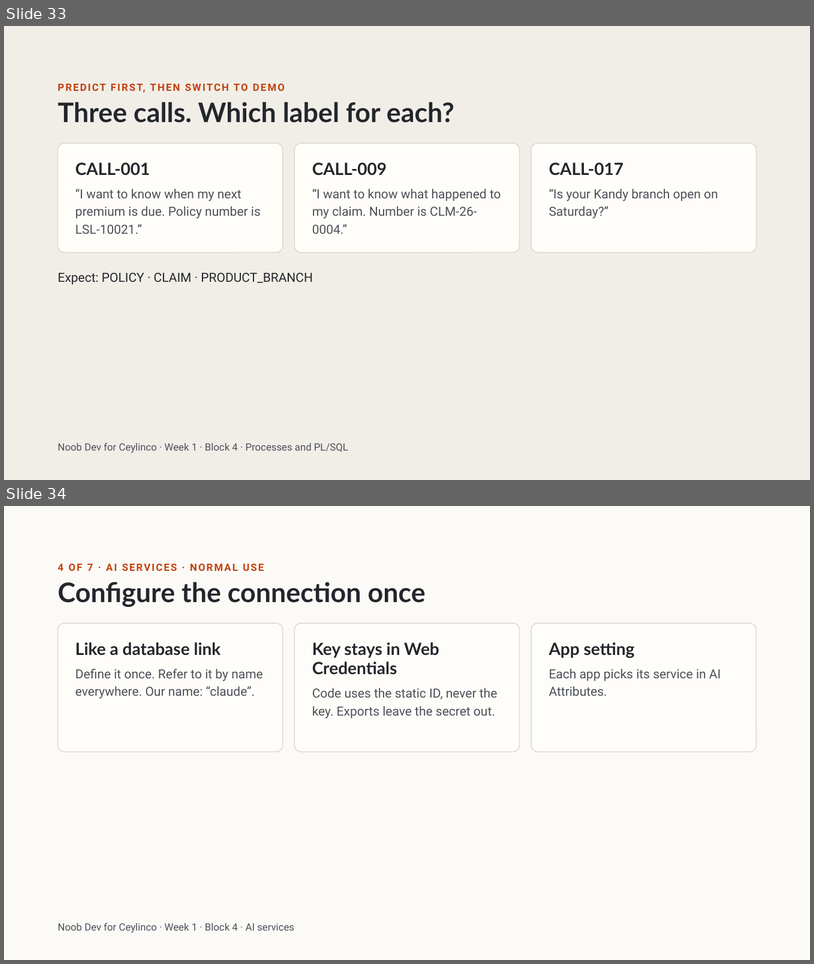
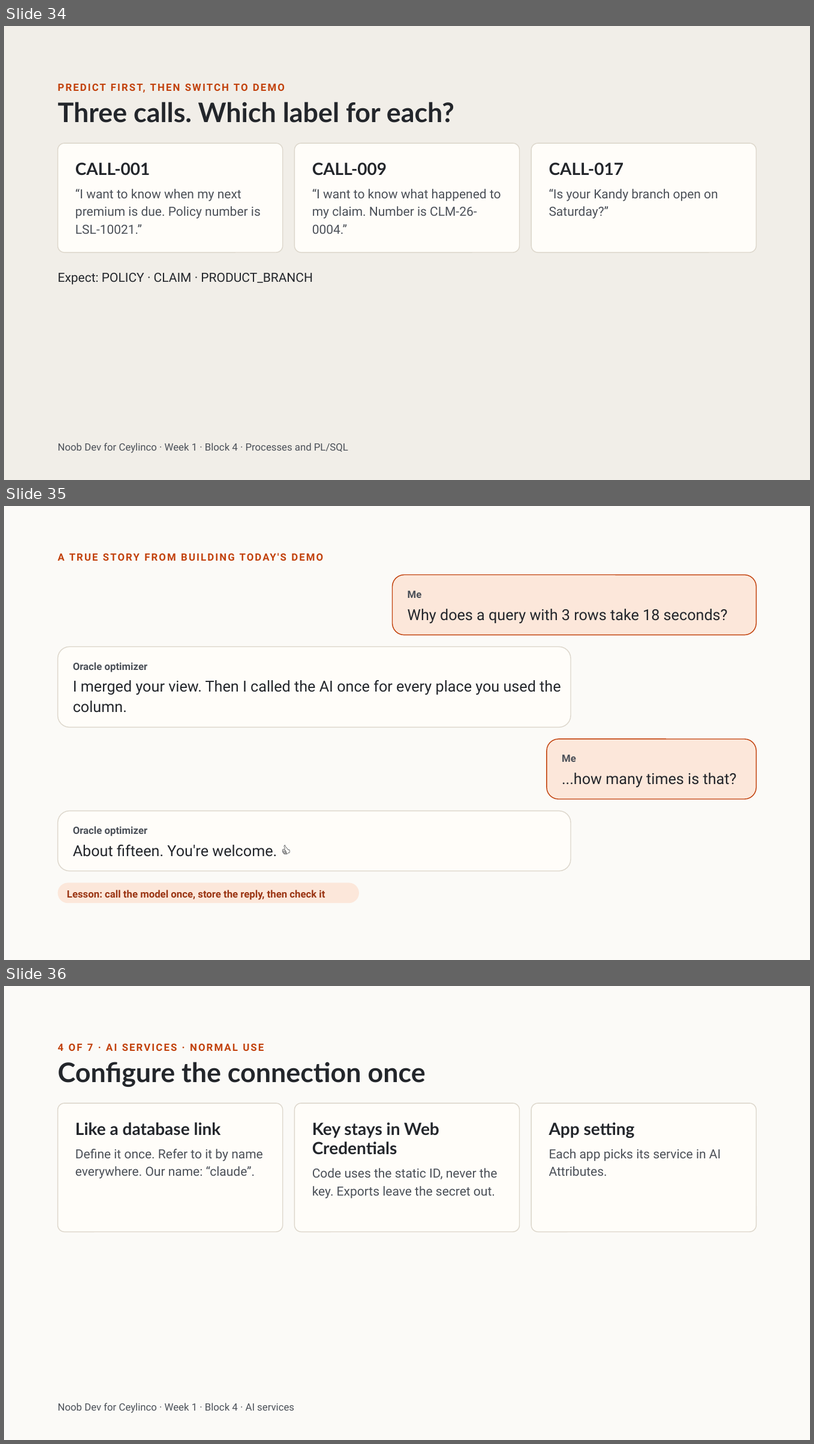
Before and after one commit to Adore96/ceylinco-ai-series, a slide deck: presentation/week1/week1-deck.pptx. Shown one above the other, each under a label of ours: slides 33 and 34 before the commit, slides 34, 35 and 36 after it. The pictures are 814x964 and 814x1444 pixels, drawn with LibreOffice and Linux fonts; fonts in the diff are those of the drawing. Boxes give left, top, right and bottom in pixels: in the first picture for what was removed or moved away, otherwise in the second. Text is boxed around its words. In the diff, an @@ line names an element or a change of style, - is before the commit and + after.

Commit message:
feat: add two meme slides around the Week 1 classify demo to keep the room engaged
Both are our own text in the deck style; the 18-second story is real (21 Nov).

```diff
--- a/presentation/week1/week1-deck.pptx
+++ b/presentation/week1/week1-deck.pptx
@@ slide 35 added at [4, 506, 810, 960], background #FBFAF7 @@
@@ text added at [58, 553, 109, 561], 12 pt, text #C2410C, bold @@
+A TRUE STORY FROM BUILDING TODAY'S DEMO
@@ rounded rectangle added at [392, 575, 756, 635], fill #FCE7DA, outline #C2410C 1 pt @@
@@ text added at [408, 591, 422, 598], 12 pt, text #4B5058, bold @@
+Me
@@ text added at [408, 609, 728, 624], 18 pt, text #23262B @@
+Why does a query with 3 rows take 18 seconds?
@@ rounded rectangle added at [58, 646, 572, 727], fill #FFFDF9, outline #DDD7CC 1 pt @@
@@ text added at [73, 662, 148, 672], 12 pt, text #4B5058, bold @@
+Oracle optimizer
@@ text added at [73, 680, 561, 712], 18 pt, text #23262B @@
+I merged your view. Then I called the AI once for every place you used the column.
@@ rounded rectangle added at [547, 739, 757, 799], fill #FCE7DA, outline #C2410C 1 pt @@
@@ text added at [562, 754, 576, 762], 12 pt, text #4B5058, bold @@
+Me
@@ text added at [562, 772, 737, 787], 18 pt, text #23262B @@
+...how many times is that?
@@ rounded rectangle added at [58, 811, 572, 871], fill #FFFDF9, outline #DDD7CC 1 pt @@
@@ text added at [73, 826, 148, 836], 12 pt, text #4B5058, bold @@
+Oracle optimizer
@@ text added at [73, 844, 277, 856], 18 pt, text #23262B @@
+About fifteen. You're welcome. 👍
@@ rounded rectangle added at [58, 882, 359, 903], fill #FCE7DA @@
@@ text added at [67, 889, 325, 900], 12 pt, text #9A3412, bold @@
+Lesson: call the model once, store the reply, then check it
@@ what was slide 33 is now slide 34 @@
@@ what was slide 34 is now slide 36 @@
```
Also in this commit, not shown: 1 other slide added, 1 other file.
